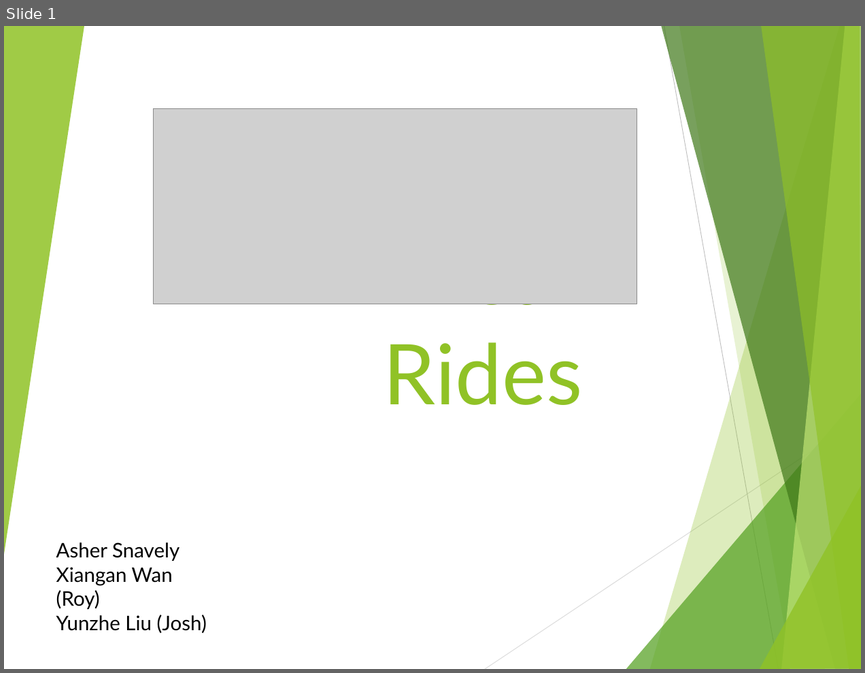
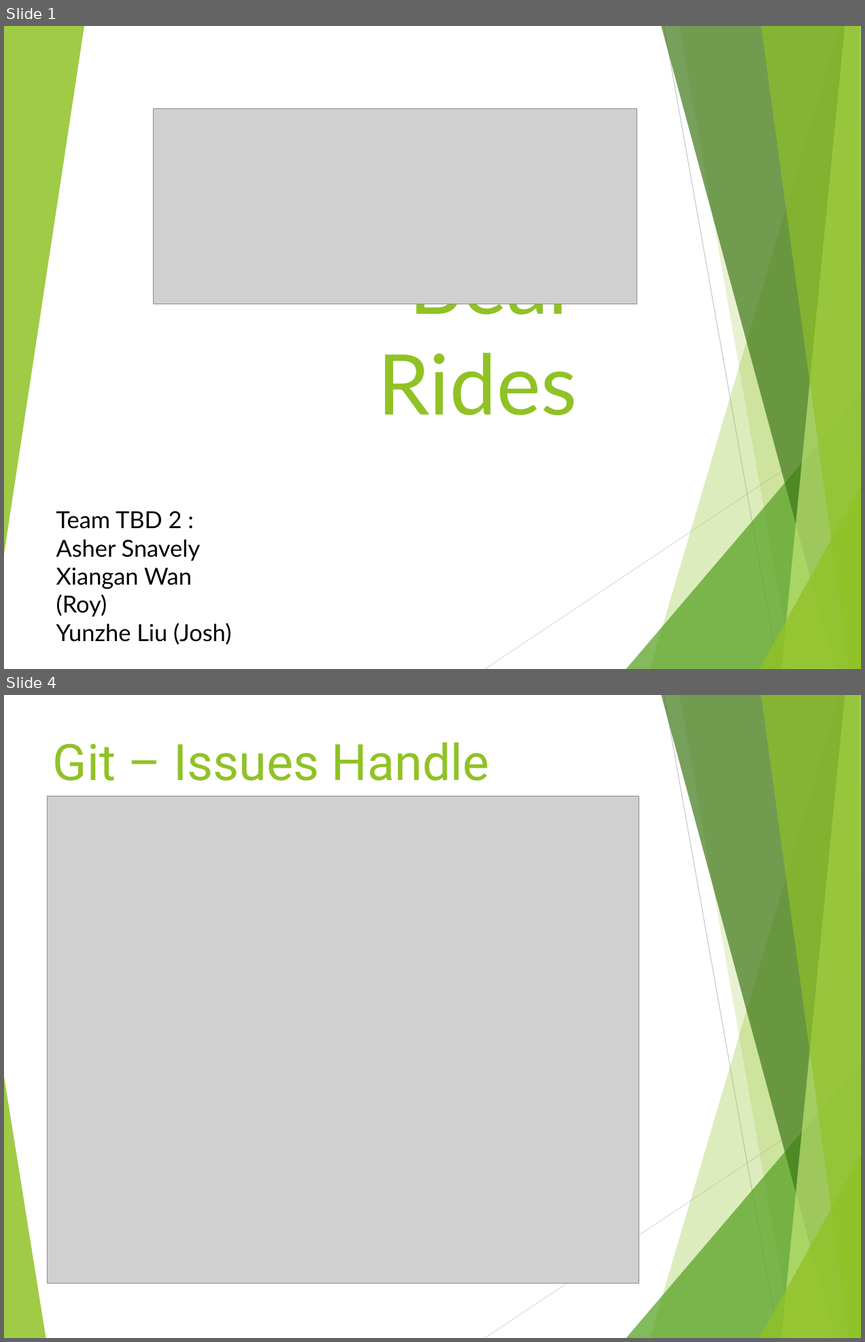
Before and after one commit to Haizhepi/BearRides, a slide deck: Documentation/Iteration3.pptx. Shown one above the other, each under a label of ours: slide 1 before the commit, slides 1 and 4 after it; the slides between them are not shown. The pictures are 865x673 and 865x1342 pixels, drawn with LibreOffice and Linux fonts; fonts in the diff are those of the drawing; grey boxes stand for pictures. Boxes give left, top, right and bottom in pixels: in the first picture for what was removed or moved away, otherwise in the second. Text is boxed around its words. In the diff, an @@ line names an element or a change of style, - is before the commit and + after.

```diff
--- a/Documentation/Iteration3.pptx
+++ b/Documentation/Iteration3.pptx
@@ slide 4 added at [4, 695, 861, 1338], background #FFFFFF; not listed: 9 template elements that a slide beside it also shows @@
@@ title added at [53, 742, 490, 781], 60 pt, text #90C226 @@
+Git – Issues Handle
@@ picture added at [47, 796, 638, 1283] @@
@@ freeform shape added at [4, 1071, 46, 1338], fill #90C226 at 85% opacity @@
@@ slide 1 changed as well @@
@@ title "Bear Rides" rewrapped from [383, 303, 585, 405] to [378, 303, 579, 415] @@
@@ text "Team TBD 2 :": place and size @@
-text "Team TBD 2 :" at [56, 542, 207, 633]
+text "Team TBD 2 :" at [56, 511, 231, 644]
@@ text at [56, 511, 182, 529]: paragraph added @@
+Team TBD 2 :
@@ text at [56, 539, 231, 644]: size 24 to 28 pt in "Asher Snavely", "Xiangan Wan (Roy)", "Yunzhe Liu (Josh)" @@
```
Also in this commit, not shown: 8 other slides changed, 7 other slides added, 5 slides removed, 17 other files.
